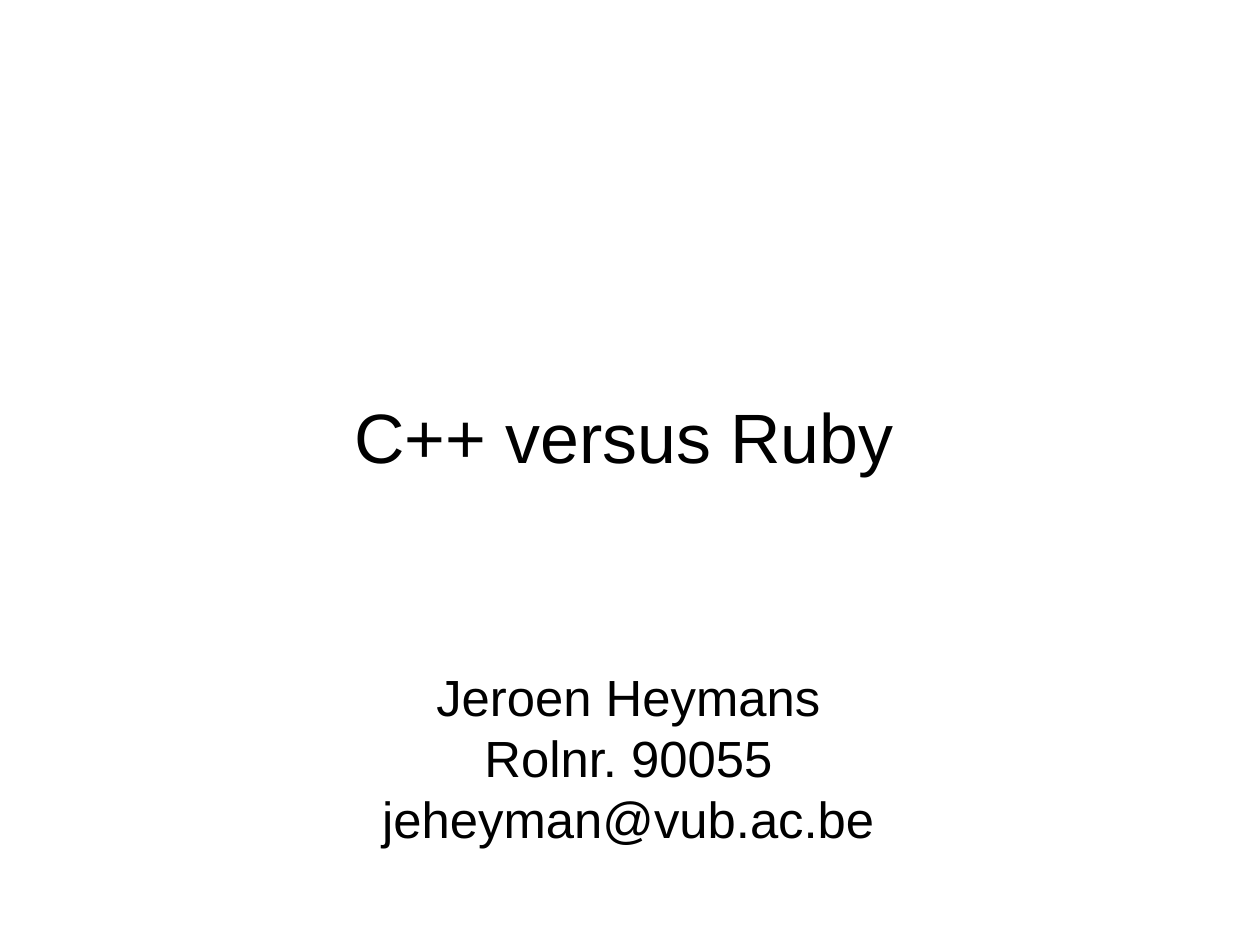
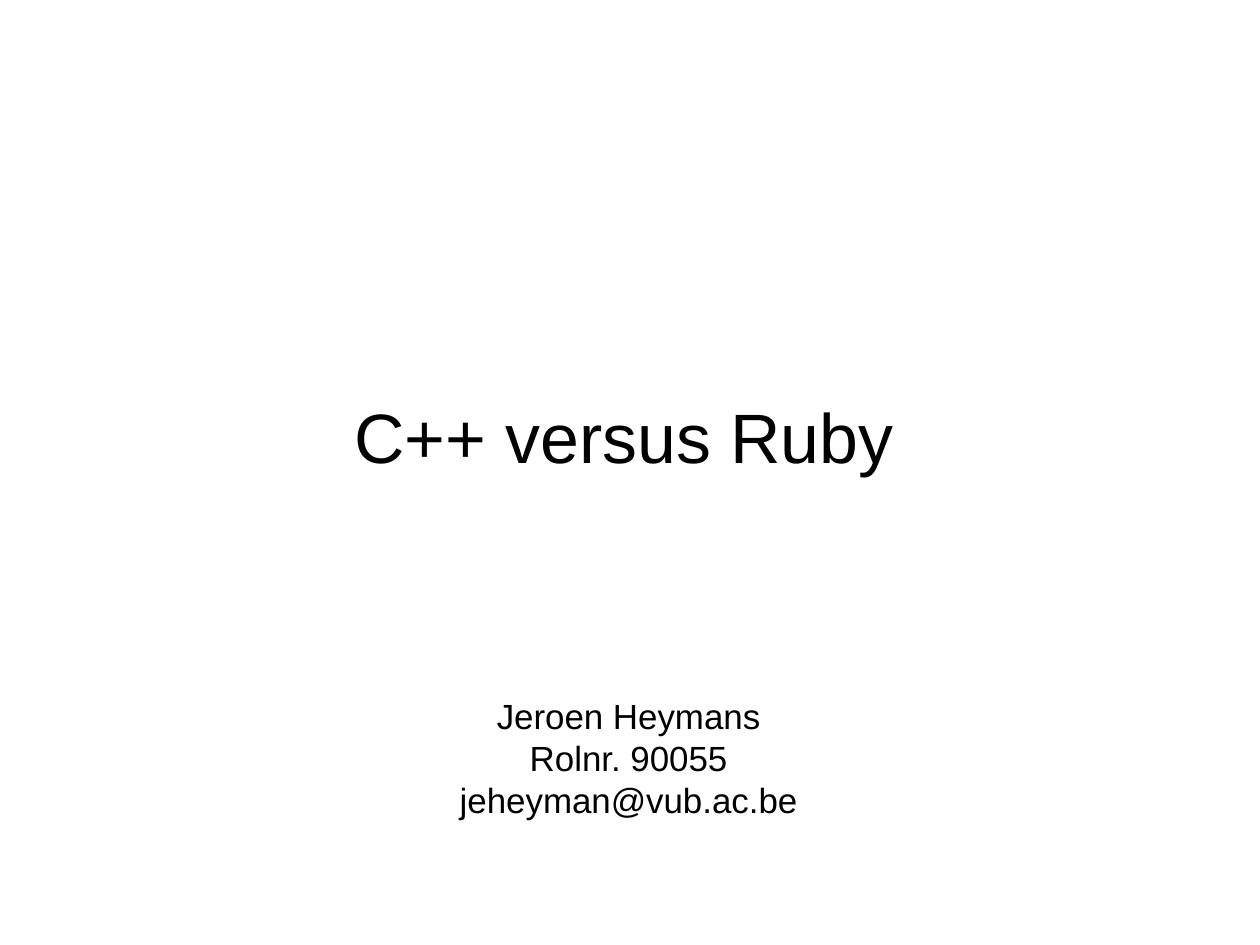
Before and after one commit to jeroenheymans/POOLPaper, a slide deck: slide 1 of presentation/presentation.odp. Drawn at 1260x945 pixels with LibreOffice and Linux fonts; fonts in the diff are those of the drawing. Boxes give left, top, right and bottom in pixels: in the first picture for what was removed or moved away, otherwise in the second. Text is boxed around its words. In the diff, an @@ line names an element or a change of style, - is before the commit and + after.

Commit message:
Final version presentation

```diff
--- a/presentation/presentation.odp
+++ b/presentation/presentation.odp
@@ subtitle "Jeroen Heymans" at [460, 705, 798, 820]: size 32 to 22 pt @@
```
Also in this commit, not shown: 2 other slides changed, 4 other files.
